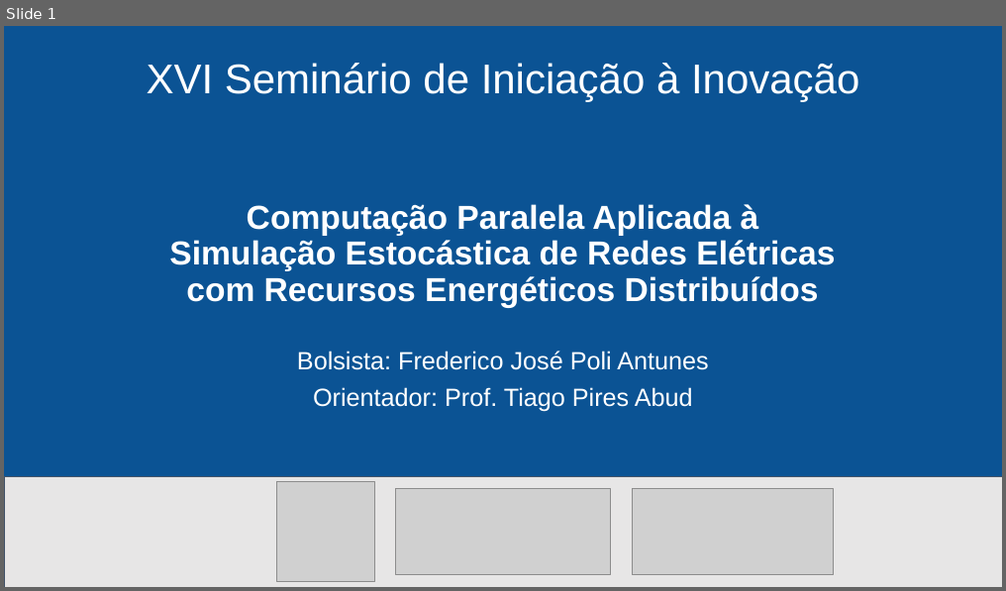
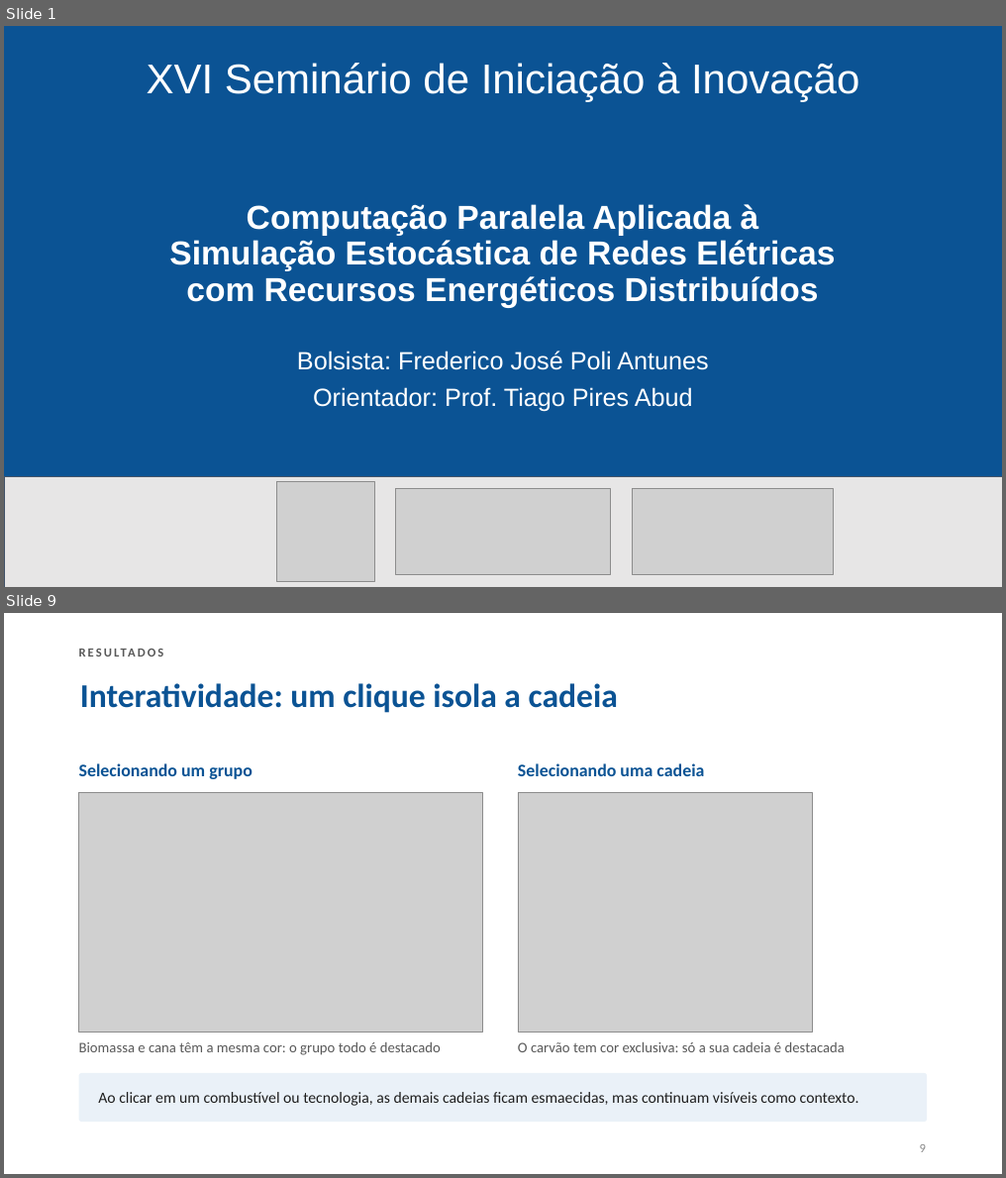
Before and after one commit to Freddieij/DDFE, a slide deck: Apresentacao/Apresentacao_XVI_Seminario_PIBITI.pptx. Shown one above the other, each under a label of ours: slide 1 before the commit, slides 1 and 9 after it; the slides between them are not shown. The pictures are 1006x591 and 1006x1178 pixels, drawn with LibreOffice and Linux fonts; fonts in the diff are those of the drawing; grey boxes stand for pictures. Boxes give left, top, right and bottom in pixels: in the first picture for what was removed or moved away, otherwise in the second. Text is boxed around its words. In the diff, an @@ line names an element or a change of style, - is before the commit and + after.

```diff
--- a/Apresentacao/Apresentacao_XVI_Seminario_PIBITI.pptx
+++ b/Apresentacao/Apresentacao_XVI_Seminario_PIBITI.pptx
@@ slide 9 added at bbox=[4, 613, 1002, 1174], background #FFFFFF @@
@@ text added at bbox=[79, 645, 528, 666], 12 pt, text #595959, bold @@
+RESULTADOS
@@ title added at bbox=[80, 683, 618, 713], 32 pt, text #0B5394, bold @@
+Interatividade: um clique isola a cadeia
@@ text added at bbox=[79, 763, 252, 779], 17 pt, text #0B5394, bold @@
+Selecionando um grupo
@@ text added at bbox=[518, 763, 704, 776], 17 pt, text #0B5394, bold @@
+Selecionando uma cadeia
@@ picture added at bbox=[79, 792, 482, 1032] @@
@@ picture added at bbox=[519, 792, 813, 1032] @@
@@ text added at bbox=[79, 1043, 441, 1056], 14 pt, text #595959 @@
+Biomassa e cana têm a mesma cor: o grupo todo é destacado
@@ text added at bbox=[518, 1043, 845, 1053], 14 pt, text #595959 @@
+O carvão tem cor exclusiva: só a sua cadeia é destacada
@@ rounded rectangle added at bbox=[79, 1073, 927, 1122], fill #EAF1F8, 15 pt, text #1F1F1F @@
+Ao clicar em um combustível ou tecnologia, as demais cadeias ficam esmaecidas, mas continuam visíveis como contexto.
@@ page number added at bbox=[920, 1145, 926, 1153], 12 pt, text #888888 @@
+9
```
Also in this commit, not shown: 8 slides changed, 2 other slides added, 3 slides removed, 2 other files.
